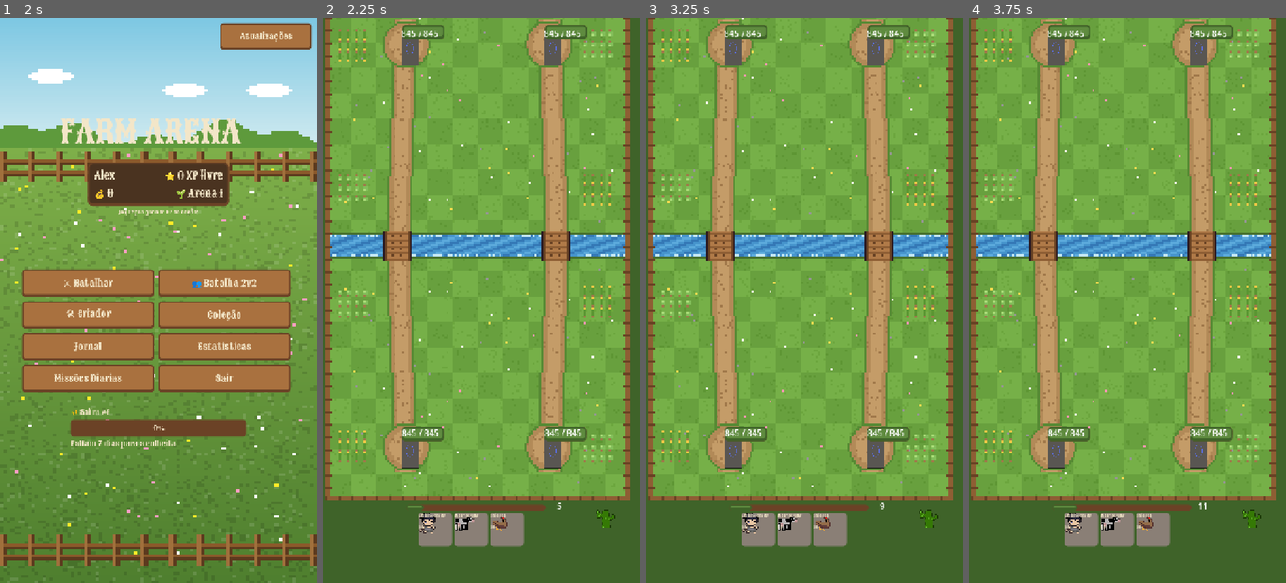
Above: before the commit, frames 1-4 (left to right).
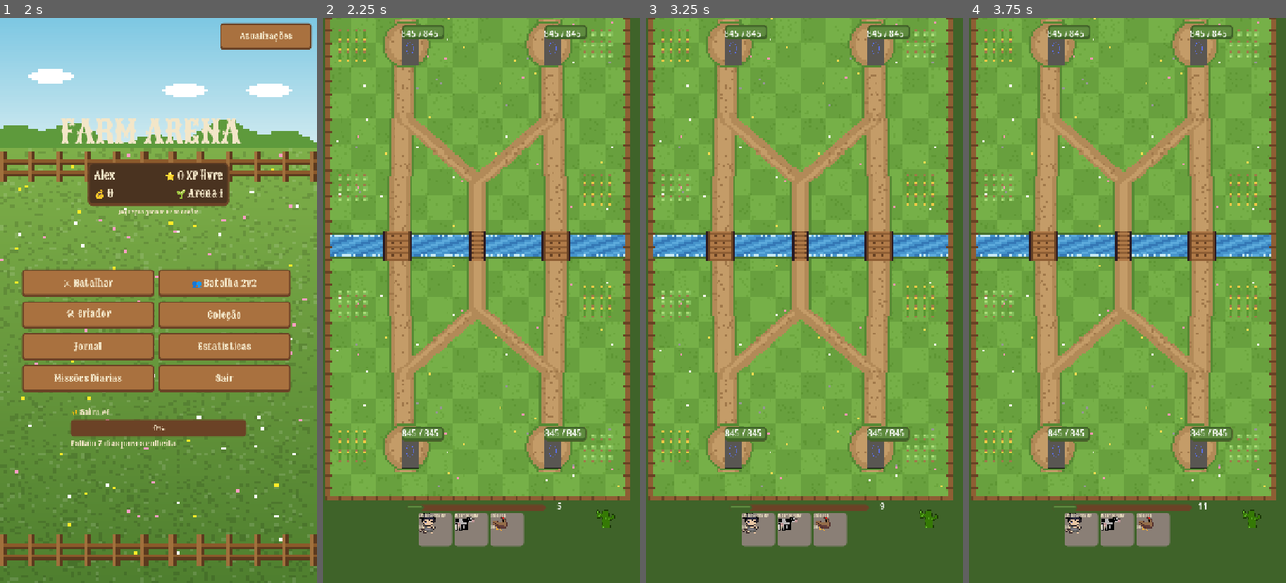
Above: after the commit, the same moments.

Repository: Generadevde/farmarena
Game: Godot game, scene res://Scenes/profile_setup.tscn
Same seed, same stepped clock (60 frames per second), same inputs: the game is played once before the commit and once after it. The engine's default icon, where the game draws it, is replaced by a stand-in: a white triangle on a blue panel in a dark square.
Inputs (mouse positions are in pixels of both pictures, inside the frame that each line leads up to):
- Up to frame 1 (2 s): click (148, 362) at 0.52 s; type "Alex" at 0.6 s; click "Criar" at 1.25 s
- Up to frame 2 (2.25 s): click "⚔ Batalhar" at 2 s
- Up to frame 3 (3.25 s): tap Enter at 2.75 s; move the mouse to (874, 272) at 2.77 s; click (874, 272) at 2.92 s
- Up to frame 4 (3.75 s): tap Space at 3.5 s; drag from (1064, 328) to (1127, 379) at 3.52 s

Frame 1 is identical in both runs. In frame 2, 4.7% of the frame differs, in the area x 2-95%, y 0-83%; in frame 3, 4.7%; in frame 4, 4.7%.

Commit message:
Arena: 3 passagens (ponte do meio estreita, caminho em Y até as duas torres)
Co-Authored-By: Claude Opus 5.5 <noreply@anthropic.com>
Claude-Session: https://claude.ai/code/session_01F2c9wwKpd4XWAaAeM55Dzi

Diff:
--- a/Scripts/arena_builder.gd
+++ b/Scripts/arena_builder.gd
@@ -12,7 +12,8 @@
 const MARGIN = 10.0                      # folga da cerca
 const RIVER_HALF = 20.0
 const BRIDGE_X = 150.0
-const BRIDGE_HALF = 24.0                 # meia-largura útil da ponte (desenho tem 28)
+const BRIDGE_HALF = 24.0                 # meia-largura útil da ponte lateral (desenho tem 28)
+const CENTER_BRIDGE_HALF = 12.0          # ponte do MEIO, mais estreita (desenho tem 16) -- gargalo
 const TOWER_DX = 135.0
 const TOWER_DY = 380.0
 const TOWER_HP_FRACTION = 0.65           # cada torre tem 65% da vida da base (2 torres = 130%)
@@ -83,17 +84,22 @@
 	var lb1 = CENTER.x - BRIDGE_X + BRIDGE_HALF
 	var rb0 = CENTER.x + BRIDGE_X - BRIDGE_HALF
 	var rb1 = CENTER.x + BRIDGE_X + BRIDGE_HALF
+	var cb0 = CENTER.x - CENTER_BRIDGE_HALF
+	var cb1 = CENTER.x + CENTER_BRIDGE_HALF
 
+	# 3 passagens: esquerda, MEIO (estreita) e direita
 	var ground = _poly_builder()
-	_add_poly(ground, [Vector2(x0, rb), Vector2(lb0, rb), Vector2(lb1, rb), Vector2(rb0, rb), Vector2(rb1, rb), Vector2(x1, rb), Vector2(x1, y_bot), Vector2(x0, y_bot)])
-	_add_poly(ground, [Vector2(x0, y_top), Vector2(x1, y_top), Vector2(x1, rt), Vector2(rb1, rt), Vector2(rb0, rt), Vector2(lb1, rt), Vector2(lb0, rt), Vector2(x0, rt)])
+	_add_poly(ground, [Vector2(x0, rb), Vector2(lb0, rb), Vector2(lb1, rb), Vector2(cb0, rb), Vector2(cb1, rb), Vector2(rb0, rb), Vector2(rb1, rb), Vector2(x1, rb), Vector2(x1, y_bot), Vector2(x0, y_bot)])
+	_add_poly(ground, [Vector2(x0, y_top), Vector2(x1, y_top), Vector2(x1, rt), Vector2(rb1, rt), Vector2(rb0, rt), Vector2(cb1, rt), Vector2(cb0, rt), Vector2(lb1, rt), Vector2(lb0, rt), Vector2(x0, rt)])
 	_add_poly(ground, [Vector2(lb0, rt), Vector2(lb1, rt), Vector2(lb1, rb), Vector2(lb0, rb)])
+	_add_poly(ground, [Vector2(cb0, rt), Vector2(cb1, rt), Vector2(cb1, rb), Vector2(cb0, rb)])
 	_add_poly(ground, [Vector2(rb0, rt), Vector2(rb1, rt), Vector2(rb1, rb), Vector2(rb0, rb)])
 	_make_region(battle, "NavChao", ground, 0b01)
 
 	var water = _poly_builder()
 	_add_poly(water, [Vector2(x0, rt), Vector2(lb0, rt), Vector2(lb0, rb), Vector2(x0, rb)])
-	_add_poly(water, [Vector2(lb1, rt), Vector2(rb0, rt), Vector2(rb0, rb), Vector2(lb1, rb)])
+	_add_poly(water, [Vector2(lb1, rt), Vector2(cb0, rt), Vector2(cb0, rb), Vector2(lb1, rb)])
+	_add_poly(water, [Vector2(cb1, rt), Vector2(rb0, rt), Vector2(rb0, rb), Vector2(cb1, rb)])
 	_add_poly(water, [Vector2(rb1, rt), Vector2(x1, rt), Vector2(x1, rb), Vector2(rb1, rb)])
 	_make_region(battle, "NavAgua", water, 0b10)
 
--- a/ci/battle_test.gd
+++ b/ci/battle_test.gd
@@ -152,6 +152,11 @@
 			crosses_bridge = true
 	var reaches = !path.is_empty() and path[-1].distance_to(to) < 30.0
 	print("RESULTADO caminho: ", path.size(), " pontos, chega na torre? ", reaches, " | passa pela ponte? ", crosses_bridge)
+	# tropa no MEIO indo pra torre da esquerda: deve usar a ponte do meio
+	var from_mid = Vector2(c.x, c.y + 60)
+	var path_mid = NavigationServer2D.map_get_path(map_rid, from_mid, to, true, 0b01)
+	var uses_center = path_mid.any(func(pt): return abs(pt.y - c.y) <= ArenaBuilder.RIVER_HALF + 1 and abs(pt.x - c.x) <= ArenaBuilder.CENTER_BRIDGE_HALF + 1)
+	print("RESULTADO ponte do meio: tropa no meio usa a ponte central? ", uses_center)
 	# derruba uma torre do bot: partida continua; derruba a outra: acaba
 	bots[0].take_damage(999999)
 	await get_tree().process_frame
Binary file changed: Resources/arena/arena_bg.png
